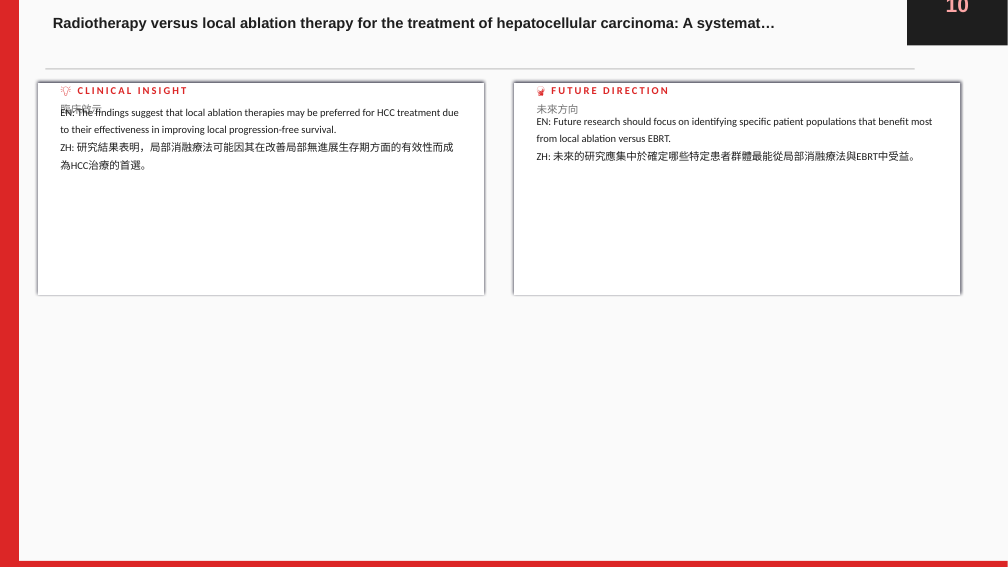
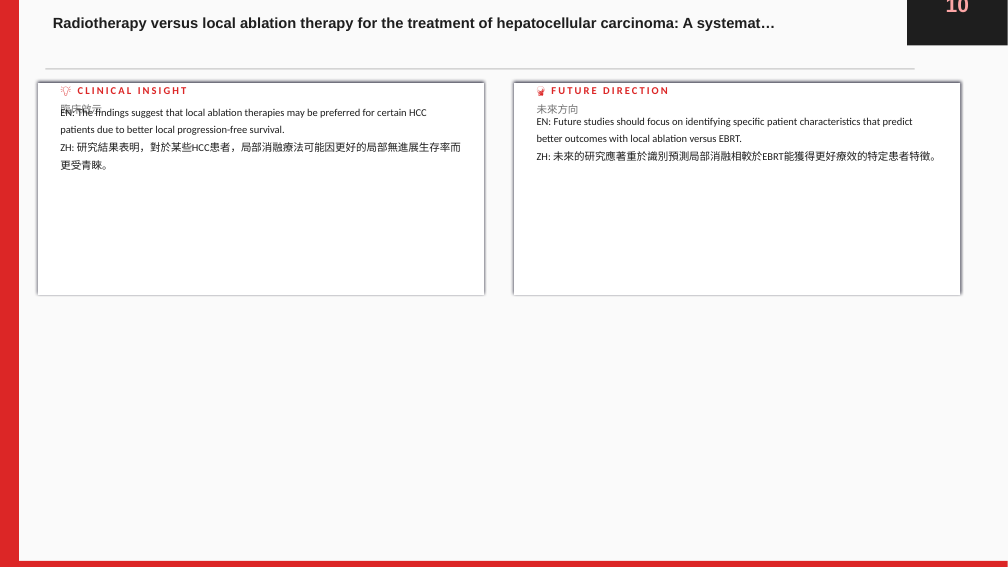
Before and after one commit to jejenhu-maker/hcc-weekly-digest, a slide deck: slide 22 of docs/latest-digest.pptx. Drawn at 1008x567 pixels with LibreOffice and Linux fonts; fonts in the diff are those of the drawing. Boxes give left, top, right and bottom in pixels: in the first picture for what was removed or moved away, otherwise in the second. Text is boxed around its words. In the diff, an @@ line names an element or a change of style, - is before the commit and + after.

```diff
--- a/docs/latest-digest.pptx
+++ b/docs/latest-digest.pptx
@@ text at <box>60,107,461,170</box>: text changed @@
-EN: The findings suggest that local ablation therapies may be preferred for HCC treatment due to their effectiveness in improving local progression-free survival.
-ZH: 研究結果表明，局部消融療法可能因其在改善局部無進展生存期方面的有效性而成為HCC治療的首選。
+EN: The findings suggest that local ablation therapies may be preferred for certain HCC patients due to better local progression-free survival.
+ZH: 研究結果表明，對於某些HCC患者，局部消融療法可能因更好的局部無進展生存率而更受青睞。
@@ text at <box>537,117,941,161</box>: text changed @@
-EN: Future research should focus on identifying specific patient populations that benefit most from local ablation versus EBRT.
-ZH: 未來的研究應集中於確定哪些特定患者群體最能從局部消融療法與EBRT中受益。
+EN: Future studies should focus on identifying specific patient characteristics that predict better outcomes with local ablation versus EBRT.
+ZH: 未來的研究應著重於識別預測局部消融相較於EBRT能獲得更好療效的特定患者特徵。
```
Also in this commit, not shown: 20 other slides changed, 2 other files.
